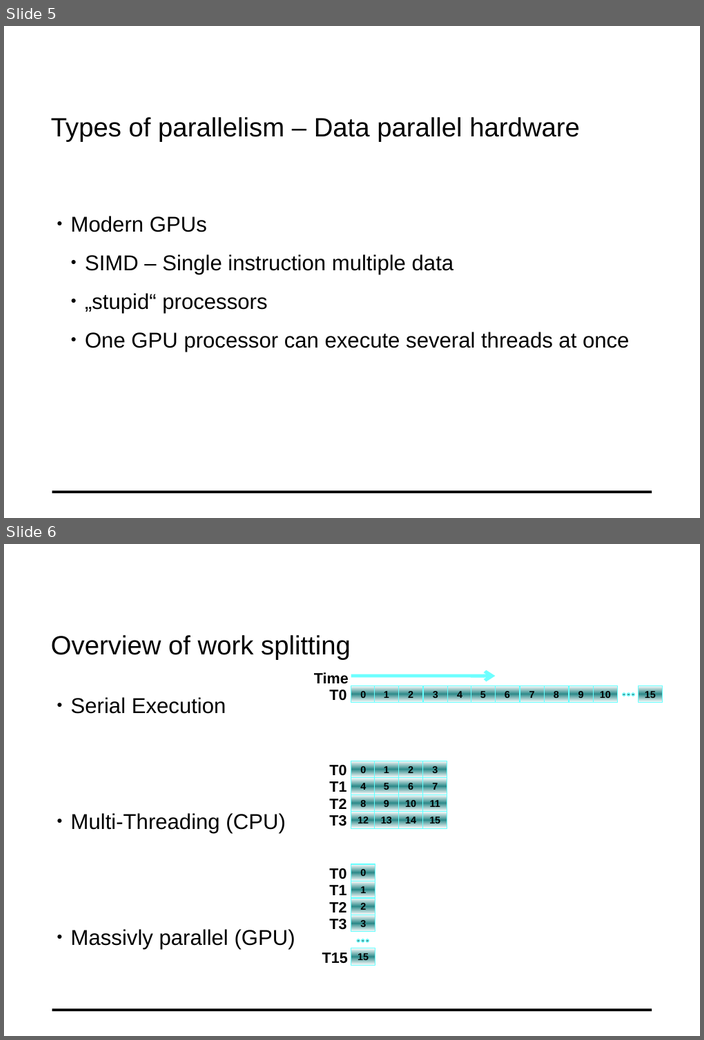
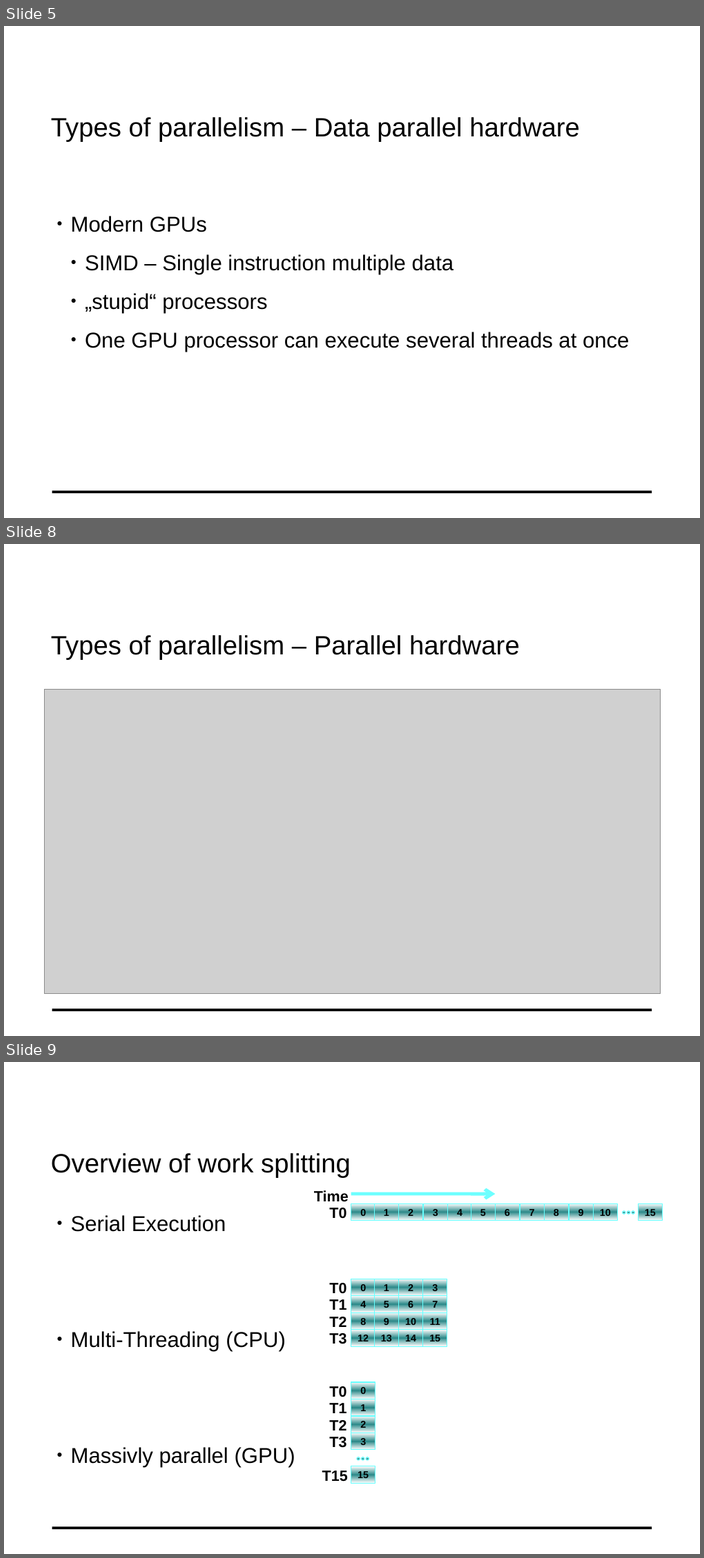
Before and after one commit to fluescher/conpr-opencl-lecture, a slide deck: docs/SL_OpenCL.odp. Shown one above the other, each under a label of ours: slides 5 and 6 before the commit, slides 5, 8 and 9 after it; the slides between them are not shown. The pictures are 704x1040 and 704x1558 pixels, drawn with LibreOffice and Linux fonts; fonts in the diff are those of the drawing; grey boxes stand for pictures; background and template pictures are left out. Boxes give left, top, right and bottom in pixels: in the first picture for what was removed or moved away, otherwise in the second. Text is boxed around its words. In the diff, an @@ line names an element or a change of style, - is before the commit and + after.

```diff
--- a/docs/SL_OpenCL.odp
+++ b/docs/SL_OpenCL.odp
@@ slide 8 added at bbox=[4, 544, 700, 1036], background #FFFFFF; not listed: 1 template element that a slide beside it also shows @@
@@ text added at bbox=[51, 635, 519, 660], 32 pt, text #000000 @@
+Types of parallelism – Parallel hardware
@@ picture added at bbox=[44, 689, 660, 994] @@
@@ what was slide 6 is now slide 9 @@
```
Also in this commit, not shown: 3 slides changed, 13 other slides added, 2 other files.
